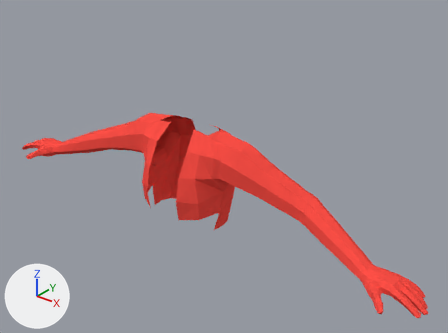
Before and after pictures for a commit that changed the Blender file AnimationFiles/MeleePencilAnimations.blend.
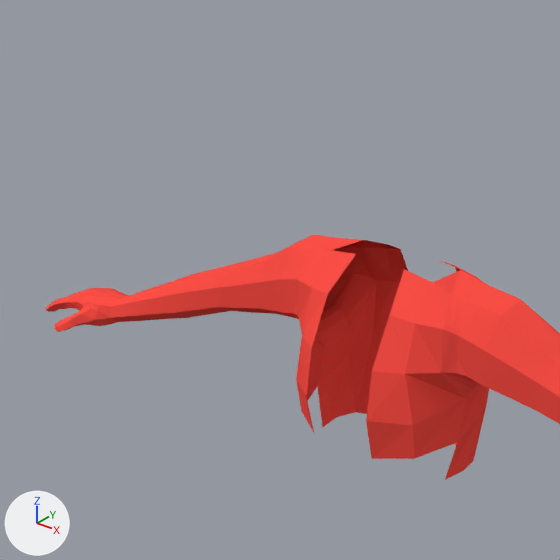
There are two pictures of each version: one whole from a camera (50 mm lens) standing at (1.321, -1.44, 2.453) and looking at (0.169, 0.0, 1.56), one close up on the part from 0% to 60% of the width and 0% to 81% of the height. Arrows for +X, +Y and +Z are at lower left; the lights stay in place.

The first close-up shows 'Body_Nude.001'.
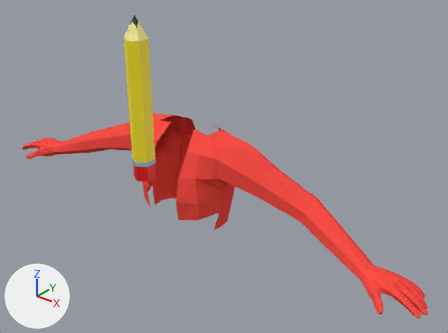
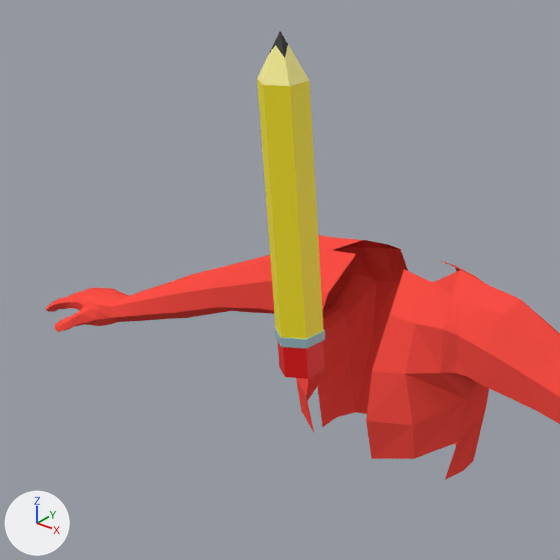
Diff of the bpy script that builds the scene:
```diff
--- a/AnimationFiles/MeleePencilAnimations.blend.py
+++ b/AnimationFiles/MeleePencilAnimations.blend.py
@@ img_texture_test_11_png_001 @@
+img_texture_test_11_png_001 = load_image('Texture Test 11.png.001', '../Assets/Materials/Texture Test 11.png', 1024, 1024, 'sRGB')
@@ mat_texture @@
+mat_texture = principled_material('Texture')
+mat_texture.texture = img_texture_test_11_png_001
@@ me_cylinder @@
+me_cylinder.from_pydata(...)  # 43 vertices, 43 faces; spans x -0.004..0.064, y -0.039..0.039, z 0.0..0.518
+me_cylinder.materials.append(mat_texture)  # picture img_texture_test_11_png_001
@@ ob_pencil @@
+ob_pencil = bpy.data.objects.new('Pencil', me_cylinder)
+ob_pencil.location = (0.04, -0.207, 1.553)
+ob_pencil.rotation_euler = (-0.00379, 0.0, 3.142)  # degrees (-0.2, 0, 180)
+ob_pencil.visible_shadow = False
```

Where the change shows, as pixel boxes [x1, y1, x2, y2] in the close-ups (560 x 560 px):
'Pencil', added (yellow)
    after: [257, 31, 325, 379]
